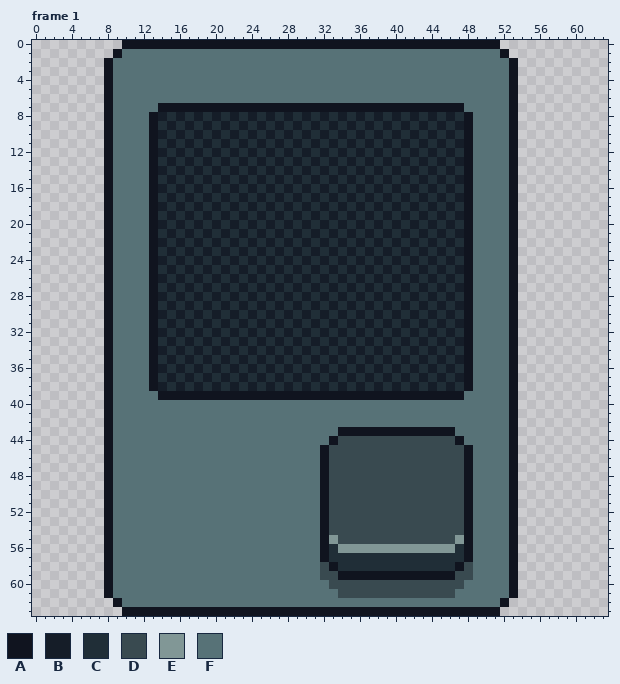
Pixel-art file, stored at Assets/Cards/Sprites/Placeholder.aseprite. The picture above is the old version.
64x64 pixels, 8 frames. Shown: frame 1. The commit also changed other frames, which this record leaves out.
Visible layers, top first: "Artwork", "Right Spell", "Background".
Palette (. is transparent): A #10141f  B #151d28  C #202e37  D #394a50  E #819796  F #577277
Pixels before, frame 1 (only the part around the change), first column x 15:
19 BCBCBCBCBCBCBCBCBCBCBCBCBCBCBCBCBAFFFFA
20 CBCBCBCBCBCBCBCBCBCBCBCBCBCBCBCBCAFFFFA
21 BCBCBCBCBCBCBCBCBCBCBCBCBCBCBCBCBAFFFFA
22 CBCBCBCBCBCBCBCBCBCBCBCBCBCBCBCBCAFFFFA
23 BCBCBCBCBCBCBCBCBCBCBCBCBCBCBCBCBAFFFFA
24 CBCBCBCBCBCBCBCBCBCBCBCBCBCBCBCBCAFFFFA
25 BCBCBCBCBCBCBCBCBCBCBCBCBCBCBCBCBAFFFFA
26 CBCBCBCBCBCBCBCBCBCBCBCBCBCBCBCBCAFFFFA
27 BCBCBCBCBCBCBCBCBCBCBCBCBCBCBCBCBAFFFFA
28 CBCBCBCBCBCBCBCBCBCBCBCBCBCBCBCBCAFFFFA
29 BCBCBCBCBCBCBCBCBCBCBCBCBCBCBCBCBAFFFFA
30 CBCBCBCBCBCBCBCBCBCBCBCBCBCBCBCBCAFFFFA
31 BCBCBCBCBCBCBCBCBCBCBCBCBCBCBCBCBAFFFFA
32 CBCBCBCBCBCBCBCBCBCBCBCBCBCBCBCBCAFFFFA
33 BCBCBCBCBCBCBCBCBCBCBCBCBCBCBCBCBAFFFFA
34 CBCBCBCBCBCBCBCBCBCBCBCBCBCBCBCBCAFFFFA
35 BCBCBCBCBCBCBCBCBCBCBCBCBCBCBCBCBAFFFFA
36 CBCBCBCBCBCBCBCBCBCBCBCBCBCBCBCBCAFFFFA
37 BCBCBCBCBCBCBCBCBCBCBCBCBCBCBCBCBAFFFFA
38 CBCBCBCBCBCBCBCBCBCBCBCBCBCBCBCBCAFFFFA
39 AAAAAAAAAAAAAAAAAAAAAAAAAAAAAAAAAFFFFFA
40 FFFFFFFFFFFFFFFFFFFFFFFFFFFFFFFFFFFFFFA
41 FFFFFFFFFFFFFFFFFFFFFFFFFFFFFFFFFFFFFFA
42 FFFFFFFFFFFFFFFFFFFFFFFFFFFFFFFFFFFFFFA
43 FFFFFFFFFFFFFFFFFFFAAAAAAAAAAAAAFFFFFFA
44 FFFFFFFFFFFFFFFFFFADDDDDDDDDDDDDAFFFFFA
45 FFFFFFFFFFFFFFFFFADDDDDDDDDDDDDDDAFFFFA
46 FFFFFFFFFFFFFFFFFADDDDDDDDDDDDDDDAFFFFA
47 FFFFFFFFFFFFFFFFFADDDDDDDDDDDDDDDAFFFFA
48 FFFFFFFFFFFFFFFFFADDDDDDDDDDDDDDDAFFFFA
49 FFFFFFFFFFFFFFFFFADDDDDDDDDDDDDDDAFFFFA
50 FFFFFFFFFFFFFFFFFADDDDDDDDDDDDDDDAFFFFA
51 FFFFFFFFFFFFFFFFFADDDDDDDDDDDDDDDAFFFFA
The result:
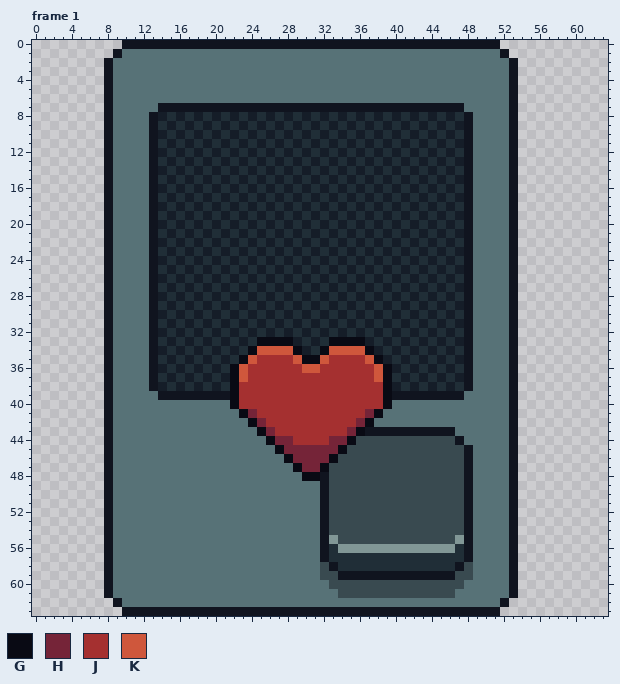
Colours new in this view: G #090a14  H #752438  J #a53030  K #cf573c
The commit says: Add health slot sprite
Edits made:
layer "Layer 1" added
Frame 1, layer "Layer 1":
y 33: x 25..28 BCBC -> GGGG; x 33..36 BCBC -> GGGG
y 34: x 24..29 BCBCBC -> GKKKKG; x 32..37 BCBCBC -> GKKKKG
y 35: x 23..38 BCBCBCBCBCBCBCBC -> GKJJJJKGGKJJJJKG
y 36: x 22..39 BCBCBCBCBCBCBCBCBC -> GKJJJJJJKKJJJJJJKG
y 37: x 22..39 CBCBCBCBCBCBCBCBCB -> GKJJJJJJJJJJJJJJKG
y 38: x 22..39 BCBCBCBCBCBCBCBCBC -> GJJJJJJJJJJJJJJJJG
y 39: x 22..39 AAAAAAAAAAAAAAAAAA -> GJJJJJJJJJJJJJJJJG
y 40: x 22..39 FFFFFFFFFFFFFFFFFF -> GJJJJJJJJJJJJJJJJG
y 41: x 23..38 FFFFFFFFFFFFFFFF -> GHJJJJJJJJJJJJHG
y 42: x 24..37 FFFFFFFFFFFFFF -> GHJJJJJJJJJJHG
y 43: x 25..36 FFFFFFFFFAAA -> GHJJJJJJJJHG
y 44: x 26..35 FFFFFFFADD -> GHHJJJJHHG
y 45: x 27..34 FFFFFADD -> GHHHHHHG
y 46: x 28..33 FFFFAD -> GHHHHG
y 47: x 29..32 FFFA -> GHHG
y 48: x 30..31 FF -> GG
